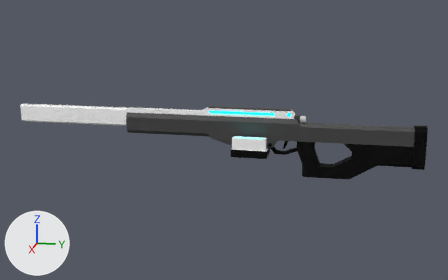
What one commit did to the Blender file ProtoSniper.blend.
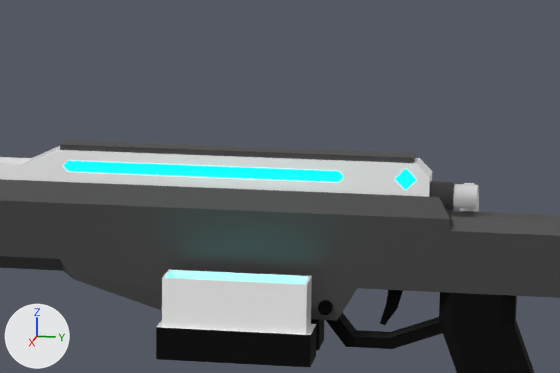
Each version appears first whole from a camera (50 mm lens) standing at (20.88, 5.41, 4.26) and looking at (0.03, 1.24, -0.95), and next in a close-up on the part from 43% to 73% of the width and 26% to 57% of the height. The axes (+X, +Y, +Z) are drawn at lower left. The lights are the same throughout.

Objects in the first close-up: 'Chamber', 'Magazine', 'ProtoSniper', 'Trigger'.
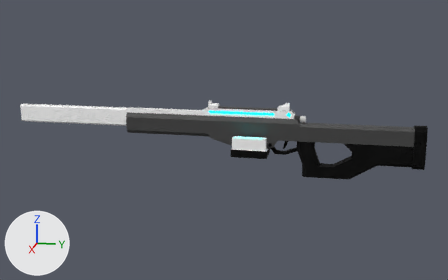
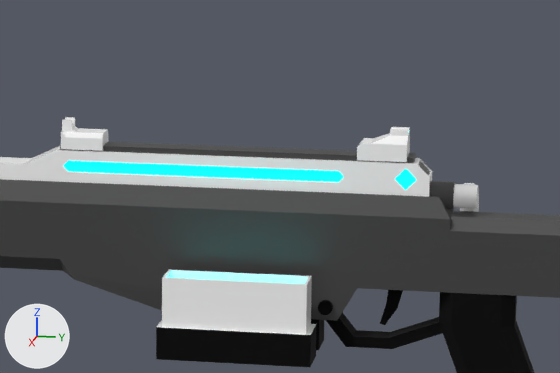
Where the change shows, as pixel boxes (x1, y1, x2, y2) in the close-ups (560 x 373 px):
'IronSights', added: after (61, 117, 410, 162)

The change in detail:
Mesh me_cube is new.
It has 89 vertices, 69 faces and spans x 0.0..0.12, y 0.7..3.51, z 0.19..0.44.
Faces by material slot: [67, 2].
It uses material mat_slide (white #ffffff).
It uses material mat_glow (cyan #00ffff).
Object 'IronSights' (ob_ironsights) is new; it shows me_cube.
Its location is (0.0, 0.0, 0.0).
It gains a MIRROR modifier named 'Mirror'.
Modifier setting: use_clip = True.
